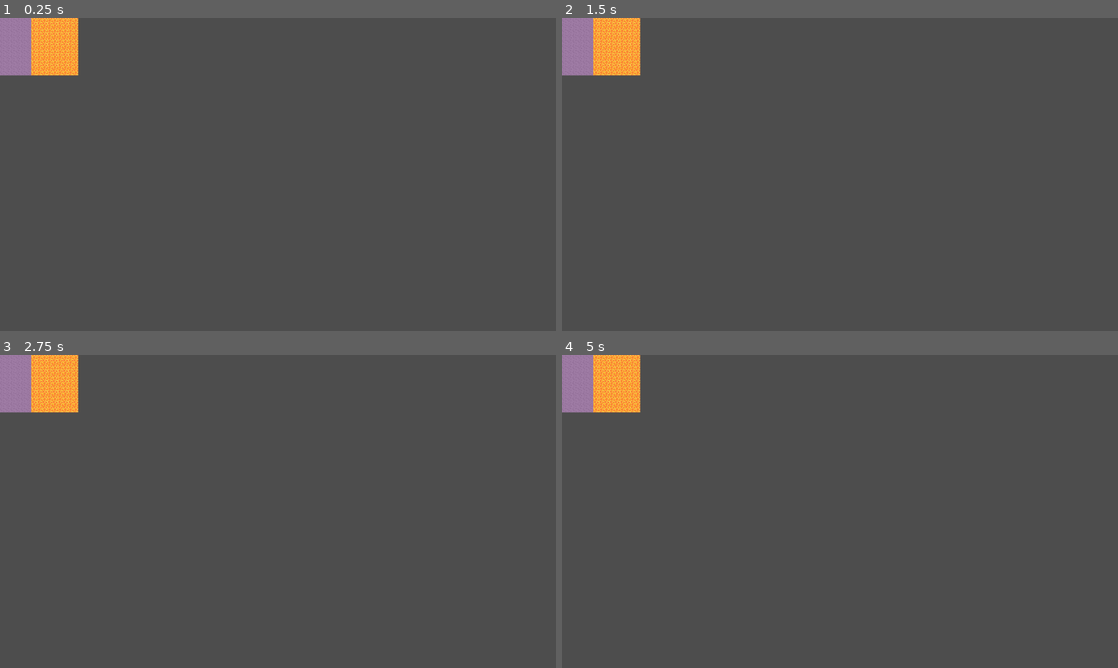
Above: before the commit, frames 1-4 (two rows, left to right).
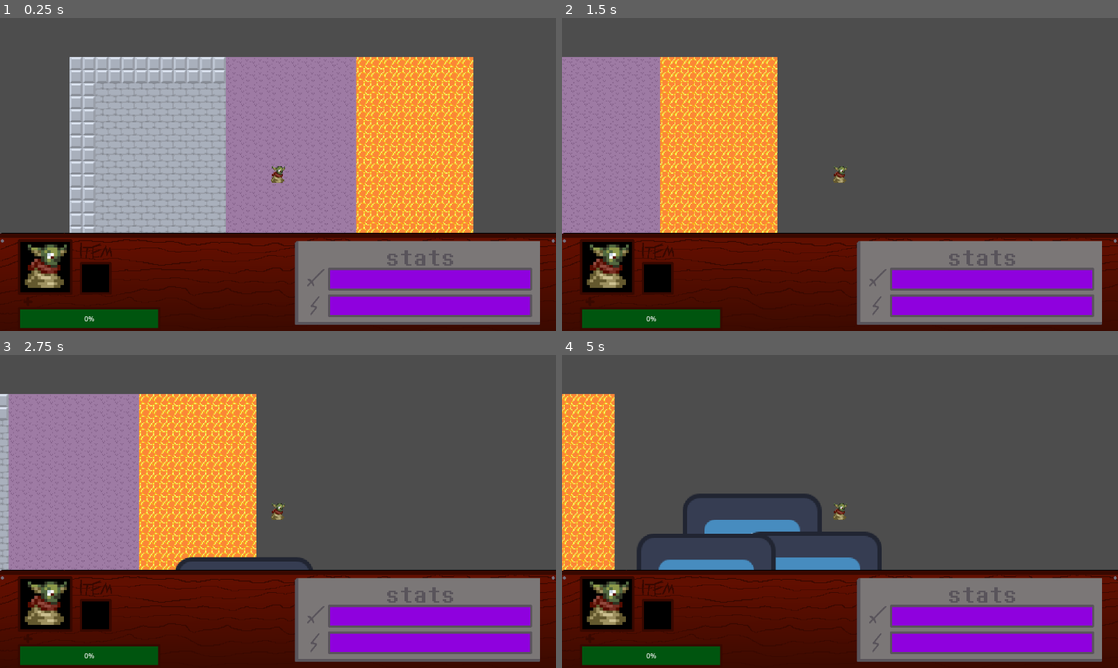
Above: after the commit, the same moments.

Repository: panda-ARCMH/BoblinQuest
Game: Godot game, scene res://dungeon.tscn
Two runs of this game, one before a commit and one after it. Both use one fixed random seed, a clock stepped at 60 frames per second and the inputs below. This scene is started directly instead of the project's main scene. The engine's default icon, where the game draws it, is replaced by a stand-in: a white triangle on a blue panel in a dark square.
Inputs:
- Up to frame 1 (0.25 s): no input
- Up to frame 2 (1.5 s): tap Enter (ui_accept) at 0.5, 0.77 s; hold D (ui_right) from 0.53 s (still down)
- Up to frame 3 (2.75 s): tap Enter (ui_accept) at 1.52 s; release D (ui_right) at 2.03 s; hold A (ui_left) from 2.03 s (still down)
- Up to frame 4 (5 s): release A (ui_left) at 2.78 s; hold D (ui_right) 2.78-4.28 s; tap Enter (ui_accept) at 3.02, 3.77, 4.52 s; hold A (ui_left) from 4.28 s (still down)

The runs differ from the first frame. In frame 1, 73% of the frame differs, in the area x 0-100%, y 0-100%; in frame 2, 53%; in frame 3, 57%; in frame 4, 40%.

Commit message:
updated enemy range

Diff:
--- a/boblin-quest/dungeon.tscn
+++ b/boblin-quest/dungeon.tscn
@@ -2,7 +2,11 @@
 
 [ext_resource type="Texture2D" uid="uid://dhd628yyqqqd" path="res://world_tiles.png" id="1_noicg"]
 [ext_resource type="Texture2D" uid="uid://nen1dkv62p1o" path="res://assets/world_tiles.png" id="2_noicg"]
-[ext_resource type="PackedScene" uid="uid://c5q1edwdtifuw" path="res://player/boblinCharacter.tscn" id="6_vol8w"]
+[ext_resource type="Script" uid="uid://13l3k3ctgewr" path="res://Enemies/enemy_spawner.gd" id="3_4f3i4"]
+[ext_resource type="PackedScene" uid="uid://cptsos77ce241" path="res://Enemies/BasicEnemy.tscn" id="4_q5kms"]
+[ext_resource type="PackedScene" uid="uid://de5xwicgo18vo" path="res://Enemies/TankEnemy.tscn" id="5_tgur7"]
+[ext_resource type="PackedScene" uid="uid://dchv7orpcubun" path="res://Enemies/RangedEnemy.tscn" id="6_kun6q"]
+[ext_resource type="PackedScene" path="res://player/boblinCharacter.tscn" id="6_vol8w"]
 
 [sub_resource type="TileSetAtlasSource" id="TileSetAtlasSource_orq0m"]
 texture = ExtResource("1_noicg")
@@ -185,5 +189,9 @@
 occlusion_enabled = false
 
 [node name="EnemySpawner" type="Node2D" parent="." unique_id=1072455406]
+script = ExtResource("3_4f3i4")
+basic_enemy_scene = ExtResource("4_q5kms")
+tank_enemy_scene = ExtResource("5_tgur7")
+ranged_enemy_scene = ExtResource("6_kun6q")
 
 [node name="BoblinCharacter_tscn" parent="." unique_id=105154980 instance=ExtResource("6_vol8w")]
--- a/boblin-quest/player/boblinCharacter.tscn
+++ b/boblin-quest/player/boblinCharacter.tscn
@@ -1,6 +1,7 @@
-[gd_scene format=3 uid="uid://c5q1edwdtifuw"]
+[gd_scene format=3 uid="uid://cff5shfbb34du"]
 
 [ext_resource type="Script" uid="uid://c3jysr2vwf7qv" path="res://player/boblin.gd" id="1_6muyc"]
+[ext_resource type="Script" uid="uid://d1g0nt14oal5p" path="res://player/playerStats.gd" id="2_1e7qy"]
 [ext_resource type="Texture2D" uid="uid://yjmuebecv6q" path="res://assets/assets/player/player_1.png" id="3_1e7qy"]
 [ext_resource type="PackedScene" uid="uid://c06ophgo06avd" path="res://HUD/HUD.tscn" id="4_piqky"]
 
@@ -12,10 +13,13 @@
 radius = 6.0
 height = 16.0
 
-[node name="Player" type="CharacterBody2D" unique_id=1013156070 groups=["Player"]]
+[node name="BoblinCharacter_tscn" type="Node2D" unique_id=105154980]
+
+[node name="boblinCharacterBody2D" type="CharacterBody2D" parent="." unique_id=2041915979 groups=["Player"]]
 script = ExtResource("1_6muyc")
+player_stats = SubResource("Resource_piqky")
 
-[node name="Area2D" type="Area2D" parent="." unique_id=865174906]
+[node name="Area2D" type="Area2D" parent="boblinCharacterBody2D" unique_id=865174906]
 
 [node name="Sprite2D" type="Sprite2D" parent="boblinCharacterBody2D" unique_id=2021122109]
 texture = ExtResource("3_1e7qy")
--- a/boblin-quest/project.godot
+++ b/boblin-quest/project.godot
@@ -11,7 +11,7 @@
 [application]
 
 config/name="Boblin Quest"
-run/main_scene="uid://virxorhc1ovc"
+run/main_scene="uid://baplemtd017hj"
 config/features=PackedStringArray("4.6", "Forward Plus")
 config/icon="res://icon.svg"
 
@@ -19,6 +19,10 @@
 
 window/size/viewport_width=1280
 window/size/viewport_height=720
+
+[global_group]
+
+Player=""
 
 [input]
 
